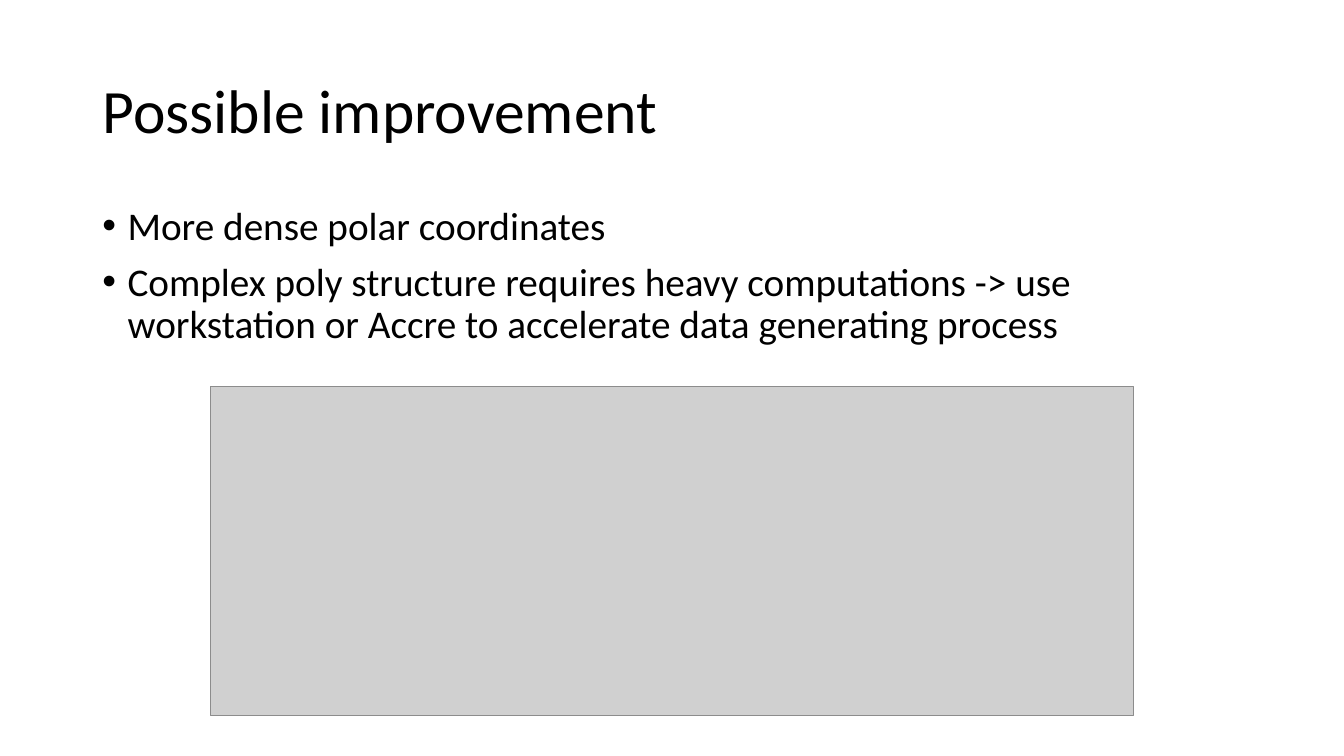
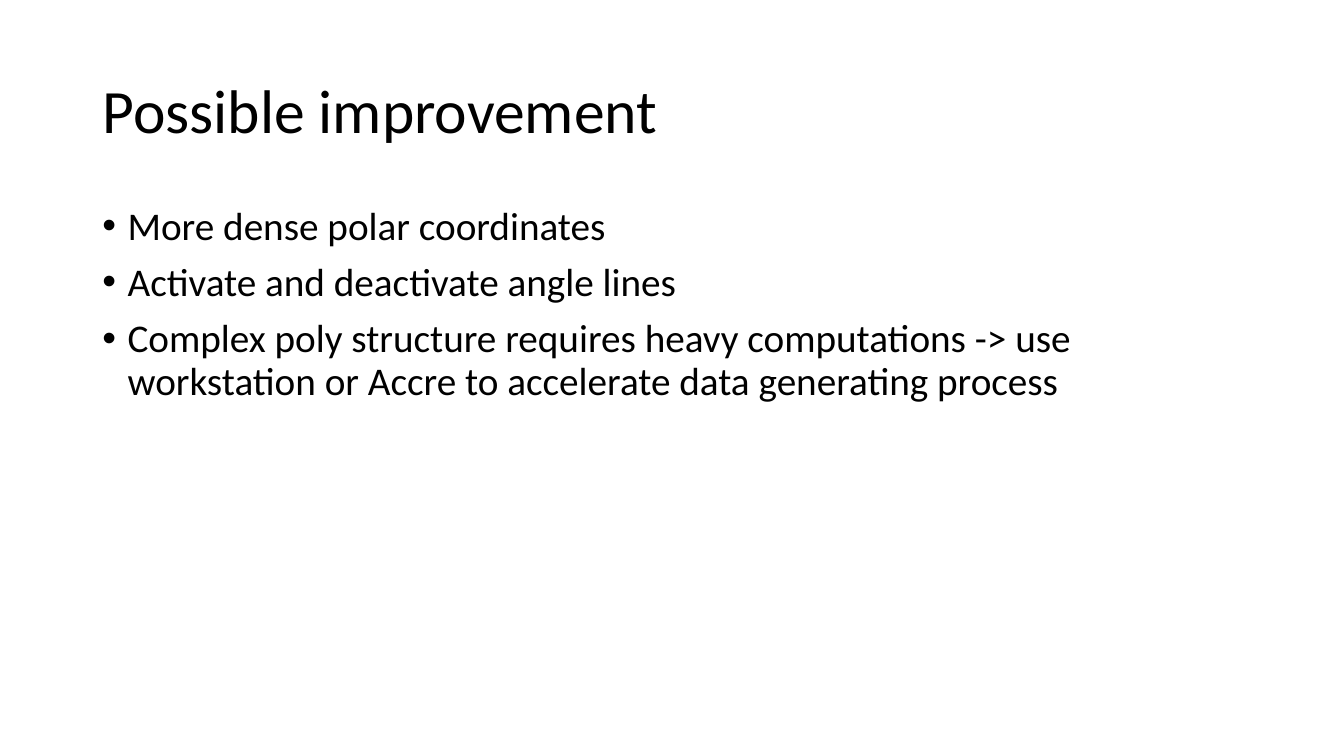
Before and after one commit to rifaasyari/Summer_research, a slide deck: slide 14 of Report_1/Inverse Design via Machine Learning.pptx. Drawn at 1344x756 pixels with LibreOffice and Linux fonts; fonts in the diff are those of the drawing; grey boxes stand for pictures. Boxes give left, top, right and bottom in pixels: in the first picture for what was removed or moved away, otherwise in the second. Text is boxed around its words. In the diff, an @@ line names an element or a change of style, - is before the commit and + after.

```diff
--- a/Report_1/Inverse Design via Machine Learning.pptx
+++ b/Report_1/Inverse Design via Machine Learning.pptx
@@ text at (128, 268, 676, 303): paragraph added @@
+• Activate and deactivate angle lines
@@ picture removed at (211, 386, 1134, 716) @@
```
Also in this commit, not shown: 2 other slides changed.
